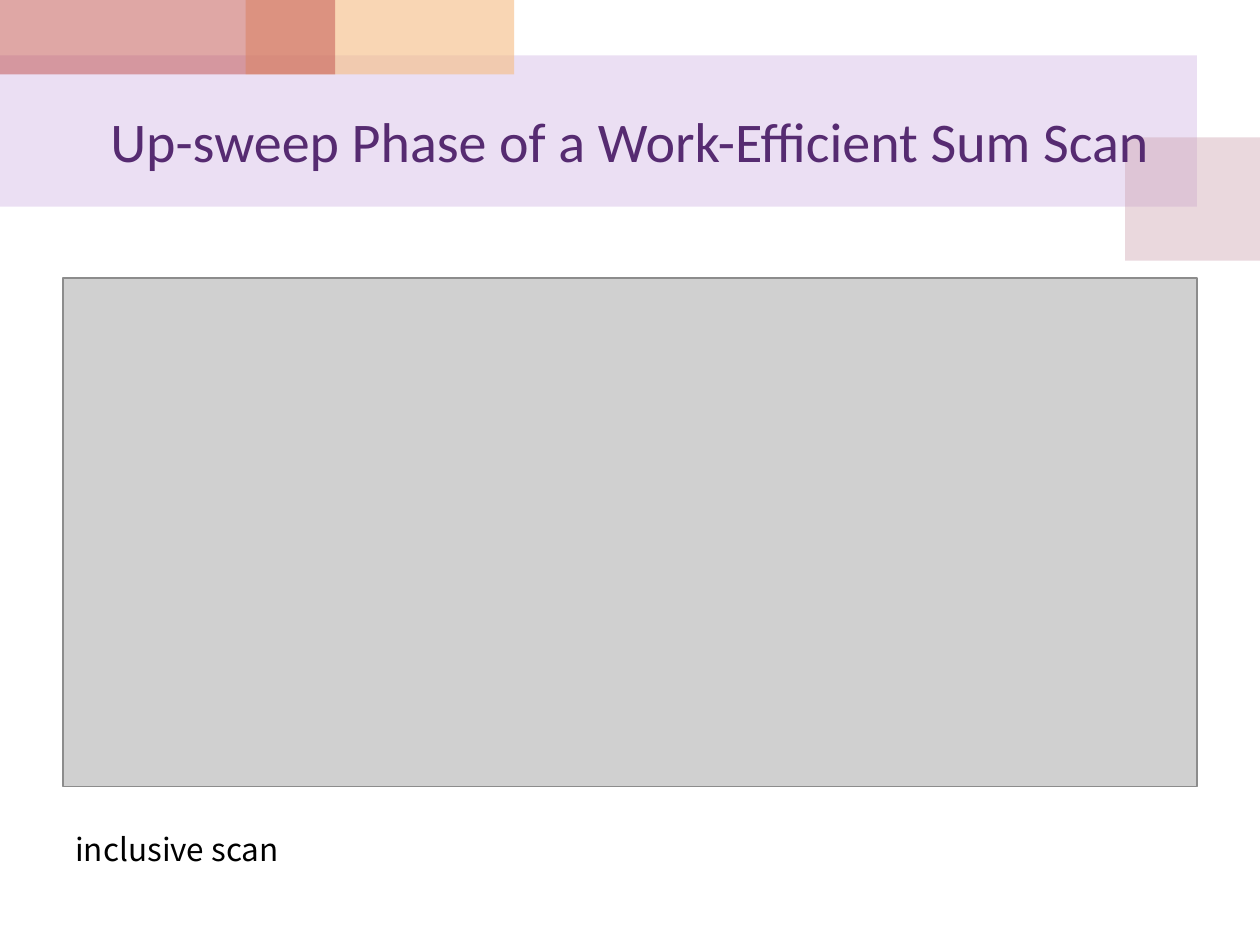
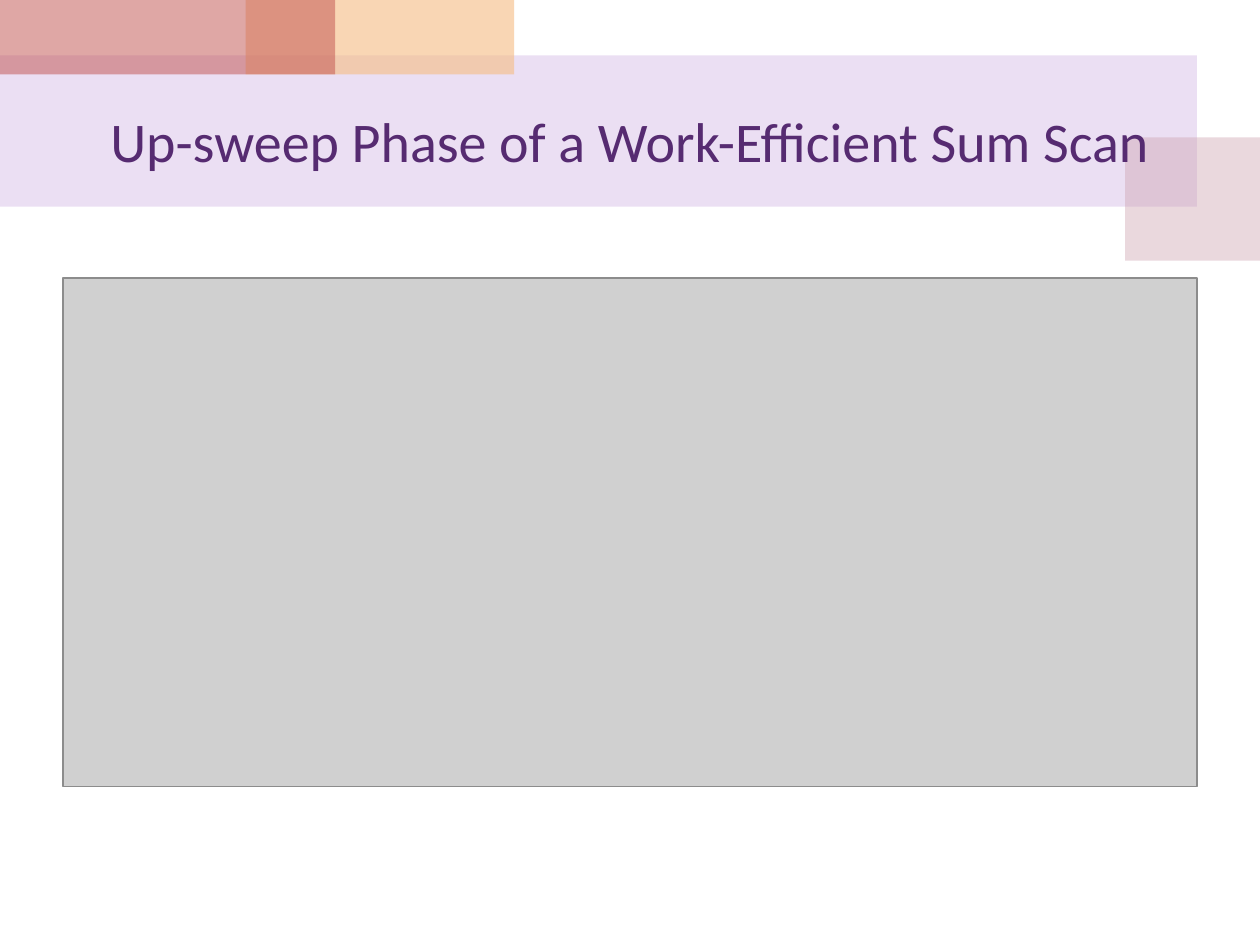
Before and after one commit to cocojk/major, a slide deck: slide 15 of gpu/EE817 Lecture 12 CUDA Scan Algorithm .pptx. Drawn at 1260x945 pixels with LibreOffice and Linux fonts; fonts in the diff are those of the drawing; grey boxes stand for pictures. Boxes give left, top, right and bottom in pixels: in the first picture for what was removed or moved away, otherwise in the second. Text is boxed around its words. In the diff, an @@ line names an element or a change of style, - is before the commit and + after.

```diff
--- a/gpu/EE817 Lecture 12 CUDA Scan Algorithm .pptx
+++ b/gpu/EE817 Lecture 12 CUDA Scan Algorithm .pptx
@@ text removed at box(75, 836, 278, 862) @@
-inclusive scan
```
Also in this commit, not shown: 1 other slide changed, 32 other files.
